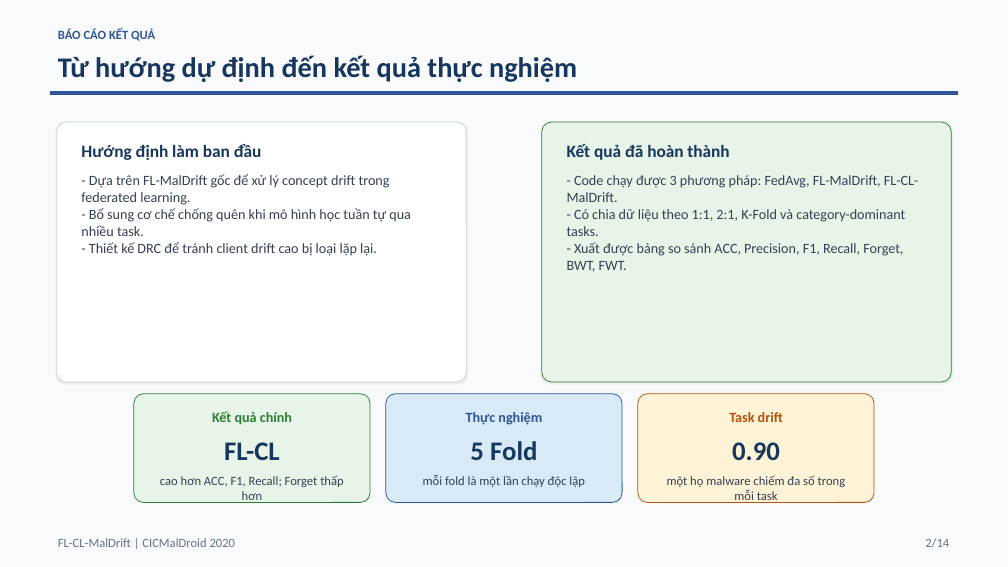
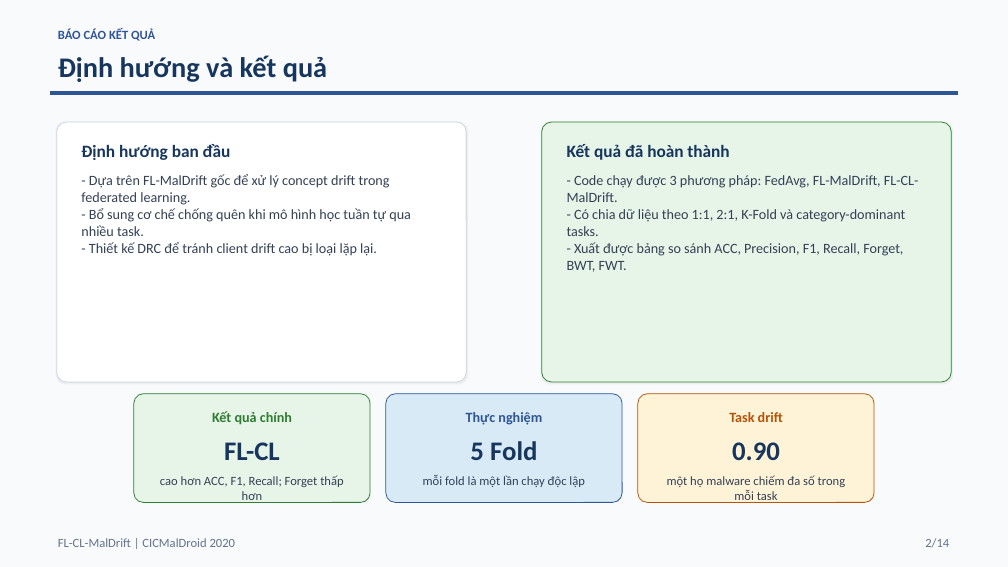
Before and after one commit to hlphuong/fl-cl-maldrift-v2, a slide deck: slide 2 of BAO_CAO_KET_QUA_FL_CL_MalDrift.pptx. Drawn at 1008x567 pixels with LibreOffice and Linux fonts; fonts in the diff are those of the drawing. Boxes give left, top, right and bottom in pixels: in the first picture for what was removed or moved away, otherwise in the second. Text is boxed around its words. In the diff, an @@ line names an element or a change of style, - is before the commit and + after.

```diff
--- a/BAO_CAO_KET_QUA_FL_CL_MalDrift.pptx
+++ b/BAO_CAO_KET_QUA_FL_CL_MalDrift.pptx
@@ text at <box>58,55,327,82</box>: text changed @@
-Từ hướng dự định đến kết quả thực nghiệm
+Định hướng và kết quả
@@ text at <box>81,144,231,160</box>: text changed @@
-Hướng định làm ban đầu
+Định hướng ban đầu
```
Also in this commit, not shown: 7 other slides changed, 1 slide added, 1 slide removed, 1 other file.
